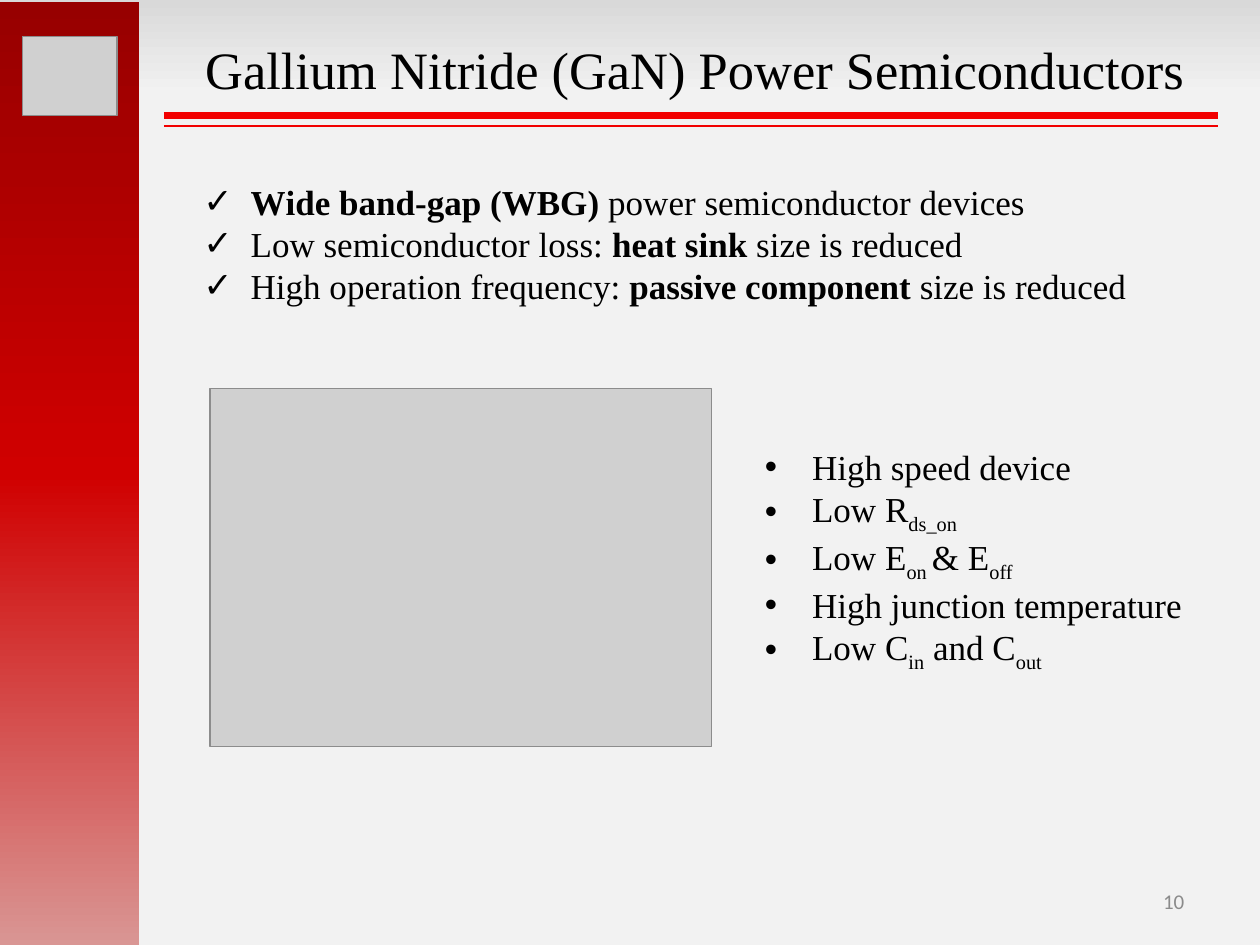
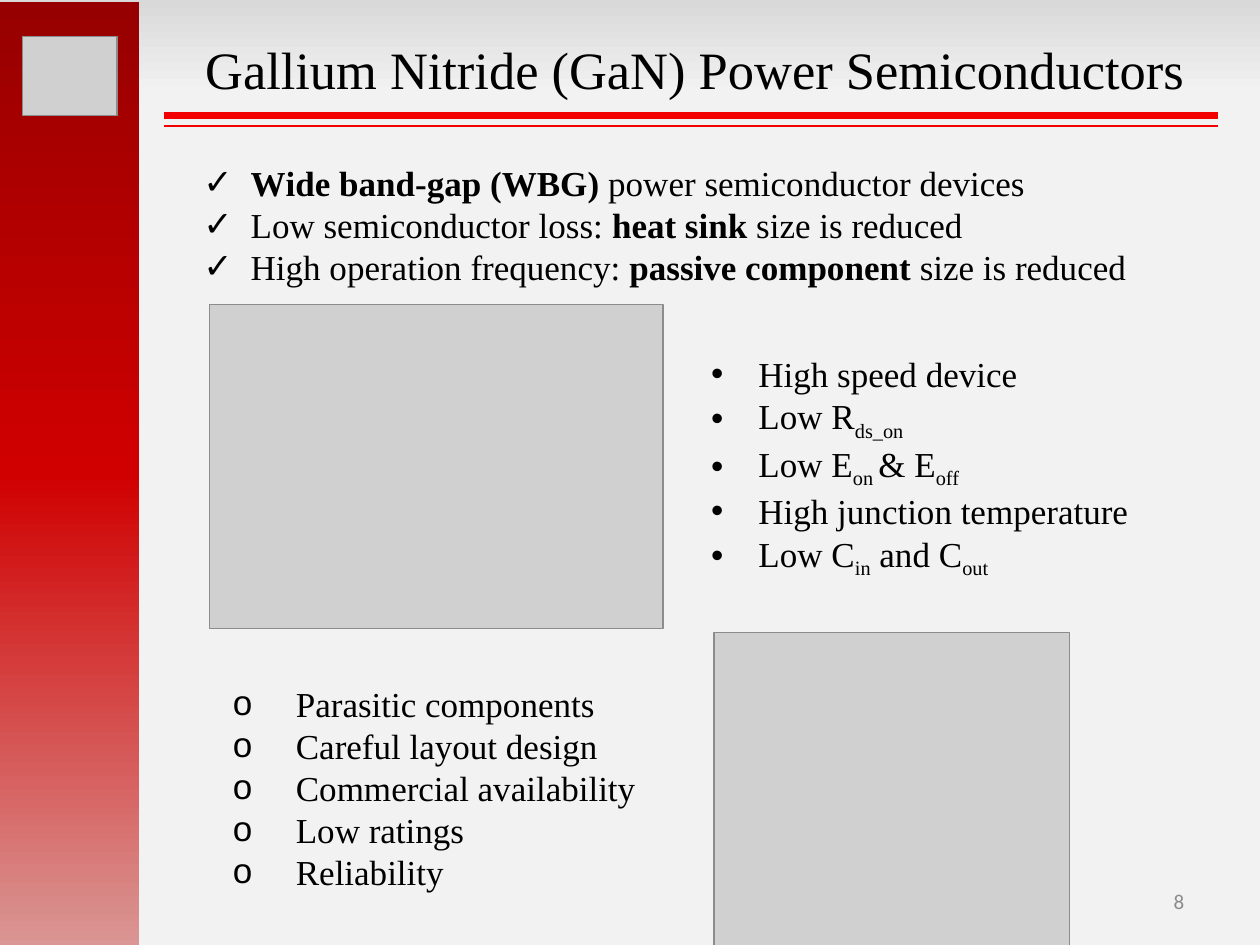
Before and after one commit to hakanpolat/IMMD, a slide deck: slide 8 of GRW2017/sunum/GRW2017_MesutUğur.pptx (slide 10 before the commit). Drawn at 1260x945 pixels with LibreOffice and Linux fonts; fonts in the diff are those of the drawing; grey boxes stand for pictures. Boxes give left, top, right and bottom in pixels: in the first picture for what was removed or moved away, otherwise in the second. Text is boxed around its words. In the diff, an @@ line names an element or a change of style, - is before the commit and + after.

```diff
--- a/GRW2017/sunum/GRW2017_MesutUğur.pptx
+++ b/GRW2017/sunum/GRW2017_MesutUğur.pptx
@@ text "Wide band-gap (WBG) power semiconductor ...": place and size @@
-text "Wide band-gap (WBG) power semiconductor ..." at [251,190,1126,307]
+text "Wide band-gap (WBG) power semiconductor ..." at [251,171,1126,288]
@@ picture: place and size @@
-picture at [210,388,712,746]
+picture at [209,305,663,629]
@@ text "High speed device": place and size @@
-text "High speed device" at [812,455,1181,661]
+text "High speed device" at [758,362,1128,568]
@@ picture added at [714,633,1070,945] @@
@@ text added at [296,694,635,892], 20 pt, text #000000 @@
+o Parasitic components
+o Careful layout design
+o Commercial availability
+o Low ratings
+o Reliability
@@ page number at [1174,895,1185,909]: text changed @@
-10
+8
```
Also in this commit, not shown: 7 other slides changed, 3 slides removed, 4 other files.
